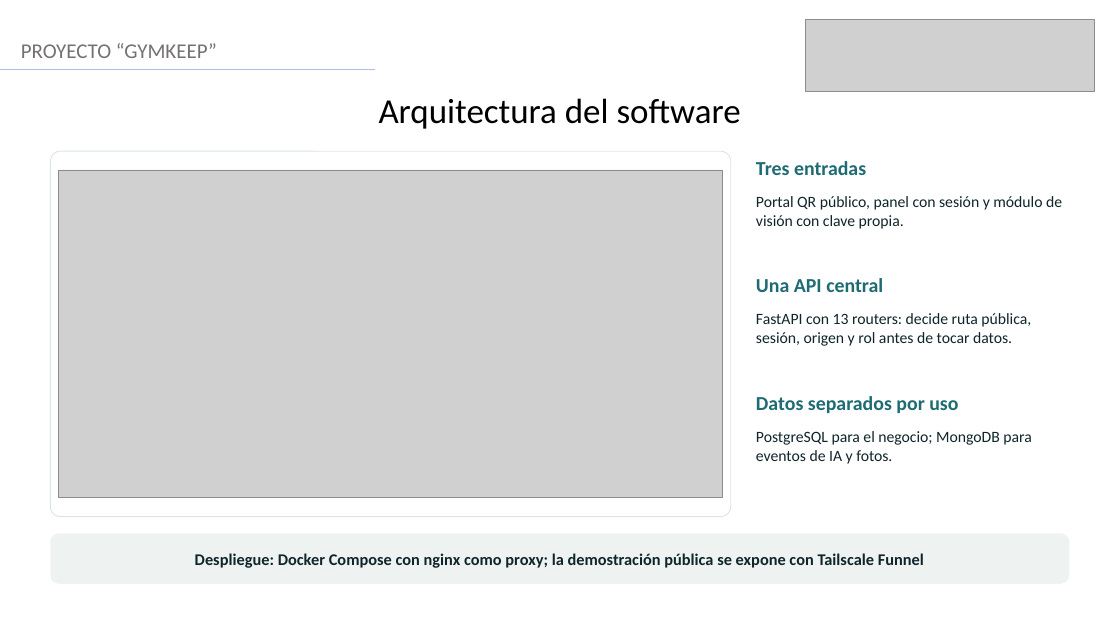
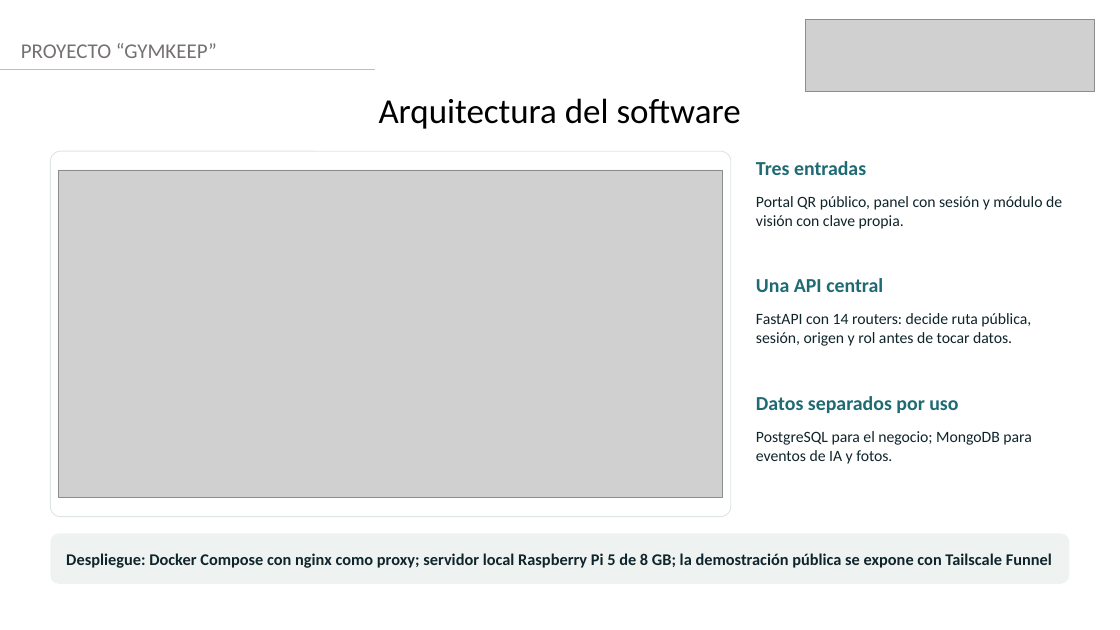
Before and after one commit to Luissalamanca23/CAPSTONE_Grupo6_PM, a slide deck: slide 8 of Fase 2/Evidencias Proyecto/documentos importantes/versiones actualizadas/GymKeep_Presentacion_Final_Duoc.pptx. Drawn at 1120x630 pixels with LibreOffice and Linux fonts; fonts in the diff are those of the drawing; grey boxes stand for pictures. Boxes give left, top, right and bottom in pixels: in the first picture for what was removed or moved away, otherwise in the second. Text is boxed around its words. In the diff, an @@ line names an element or a change of style, - is before the commit and + after.

Commit message:
Cierre de documentación y despliegue en Raspberry Pi 5
- Informe final: se eliminan los marcadores pendientes, se agregan las entrevistas a
  cuatro gimnasios, los intereses y la autoevaluación del equipo, el estado de la Ley
  21.719, fechas de consulta en la linkografía y el calendario alineado al plan.
- Presentación final y matriz de trazabilidad: coherencia de estados, cifras y calendario.
- Documentos secundarios (backlogs, retrospectivas, UML, plan, objetivos específicos,
  README): estados al 20 de noviembre, sin marcadores pendientes.
- Despliegue en Raspberry Pi 5 de 8 GB: docker-compose.rpi.yml, instalador, creación de
  cuenta, scripts de medición y guía en GymKeep/raspberry-pi.
- Se eliminan los CSV duplicados de GymKeep/ y la carpeta versiones_de_main.
- Se agregan el esquema de la base de datos y la carpeta de evidencias del sistema.

```diff
--- a/Fase 2/Evidencias Proyecto/documentos importantes/versiones actualizadas/GymKeep_Presentacion_Final_Duoc.pptx
+++ b/Fase 2/Evidencias Proyecto/documentos importantes/versiones actualizadas/GymKeep_Presentacion_Final_Duoc.pptx
@@ text at (756,313,1031,346): text changed @@
-FastAPI con 13 routers: decide ruta pública, sesión, origen y rol antes de tocar datos.
+FastAPI con 14 routers: decide ruta pública, sesión, origen y rol antes de tocar datos.
@@ text in rounded rectangle at (66,553,1052,568): text changed @@
-Despliegue: Docker Compose con nginx como proxy; la demostración pública se expone con Tailscale Funnel
+Despliegue: Docker Compose con nginx como proxy; servidor local Raspberry Pi 5 de 8 GB; la demostración pública se expone con Tailscale Funnel
```
Also in this commit, not shown: 5 other slides changed, 35 other files.
